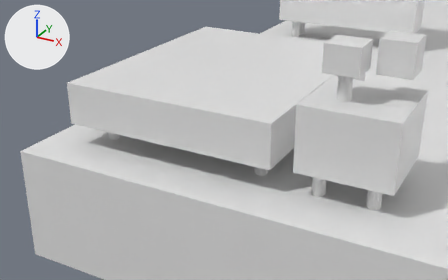
The Blender file assets/map_room1.blend, before and after one commit.
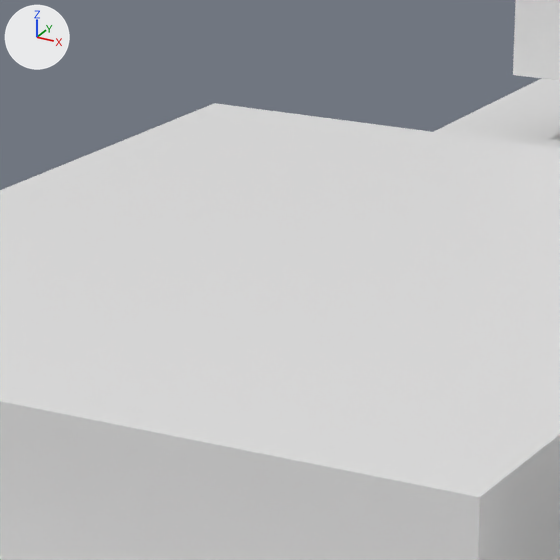
Each version appears first from a 50 mm camera at (-1.303, -8.257, 2.132) aimed at (-3.516, -4.234, 0.12), and next in a close-up on the part from 34% to 65% of the width and 0% to 50% of the height. Arrows for +X, +Y and +Z are at upper left; the lights stay in place.

Before the edit, the objects in view are built like this:
```python
me_cube = bpy.data.meshes.new('Cube')
me_cube.from_pydata(...)  # a box spanning x -0.5..0.5, y -0.5..0.5, z -0.5..0.5
me_cube.materials.append(mat_material)  # white #e7e7e7
me_cube_002 = bpy.data.meshes.new('Cube.002')
me_cube_002.from_pydata(...)  # a box spanning x -0.5..0.5, y -0.5..0.5, z -0.5..0.5
me_cube_002.materials.append(mat_material)  # white #e7e7e7
me_cube_003 = bpy.data.meshes.new('Cube.003')
me_cube_003.from_pydata(...)  # a box spanning x -0.5..0.5, y -0.5..0.5, z -0.5..0.5
me_cube_003.materials.append(mat_material)  # white #e7e7e7
ob_cube_001 = bpy.data.objects.new('Cube.001', me_cube_002)
ob_cube_001.location = (-3.797, -3.6, 0.374)
ob_cube_001.scale = (1.8, 2.2, 0.35)
ob_floor = bpy.data.objects.new('Floor', me_cube)
ob_floor.location = (0.0, 0.0, -0.5)
ob_floor.scale = (10.0, 10.0, 1.0)
ob_player = bpy.data.objects.new('Player', me_cube_003)
ob_player.location = (-2.2, -4.2, 1.0)
ob_player.scale = (0.243, 0.243, 0.243)
# also in view: 'Cube.004' at (-3.8, -0.3, 1.1)
```
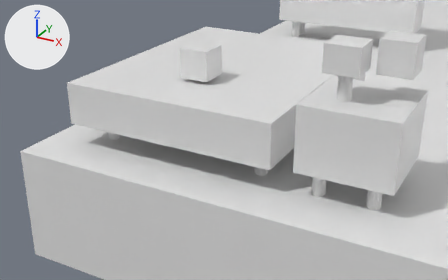
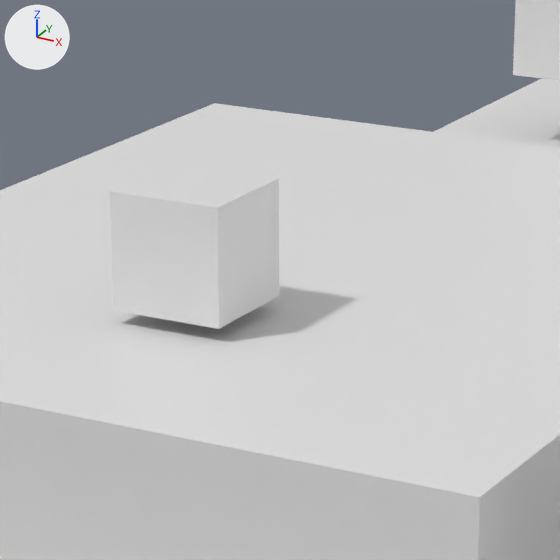
Commit message: (wip) Face

Boxes (x1, y1, x2, y2) around the edits, measured in the close-ups (560 x 560 px):
'Face', added: after (110, 163, 279, 329)

Edits to the bpy script that builds the scene:
```text
Add ob_face:
    ob_face = bpy.data.objects.new('Face', me_cube_003.copy())  # the mesh of ob_player
    ob_face.location = (-3.8, -4.1, 0.7)
    ob_face.scale = (0.243, 0.243, 0.243)
```
